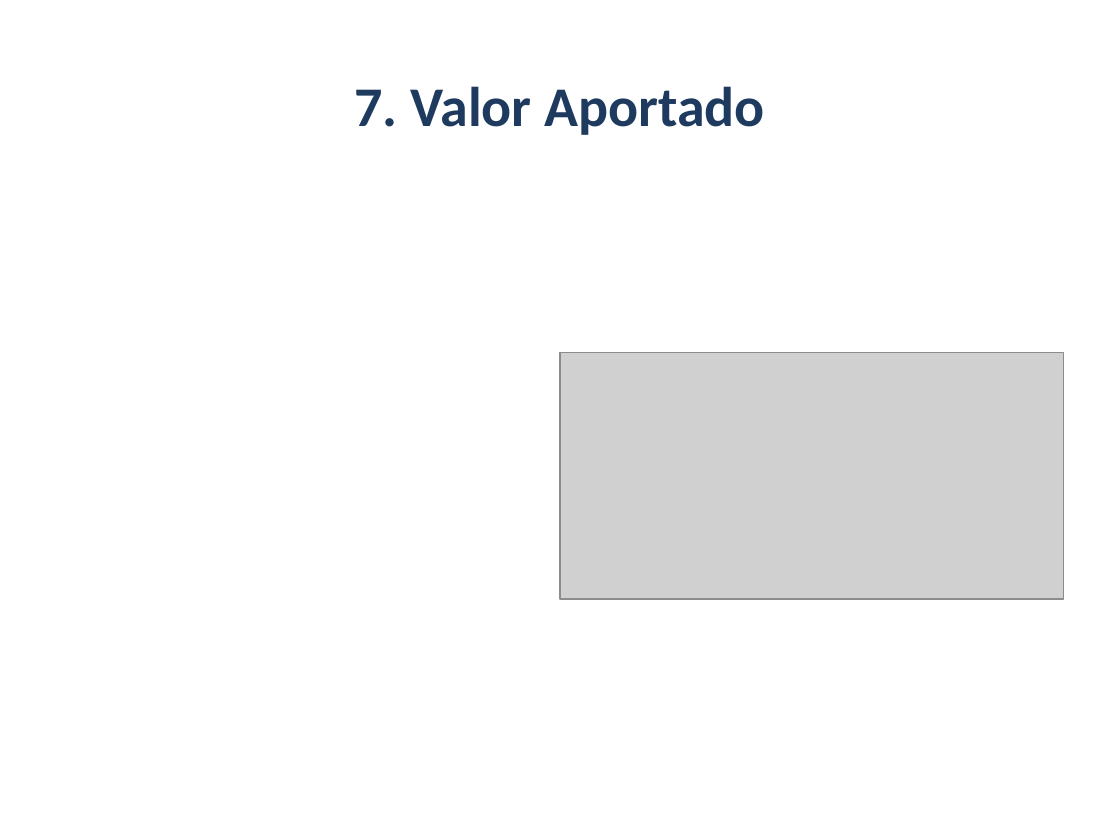
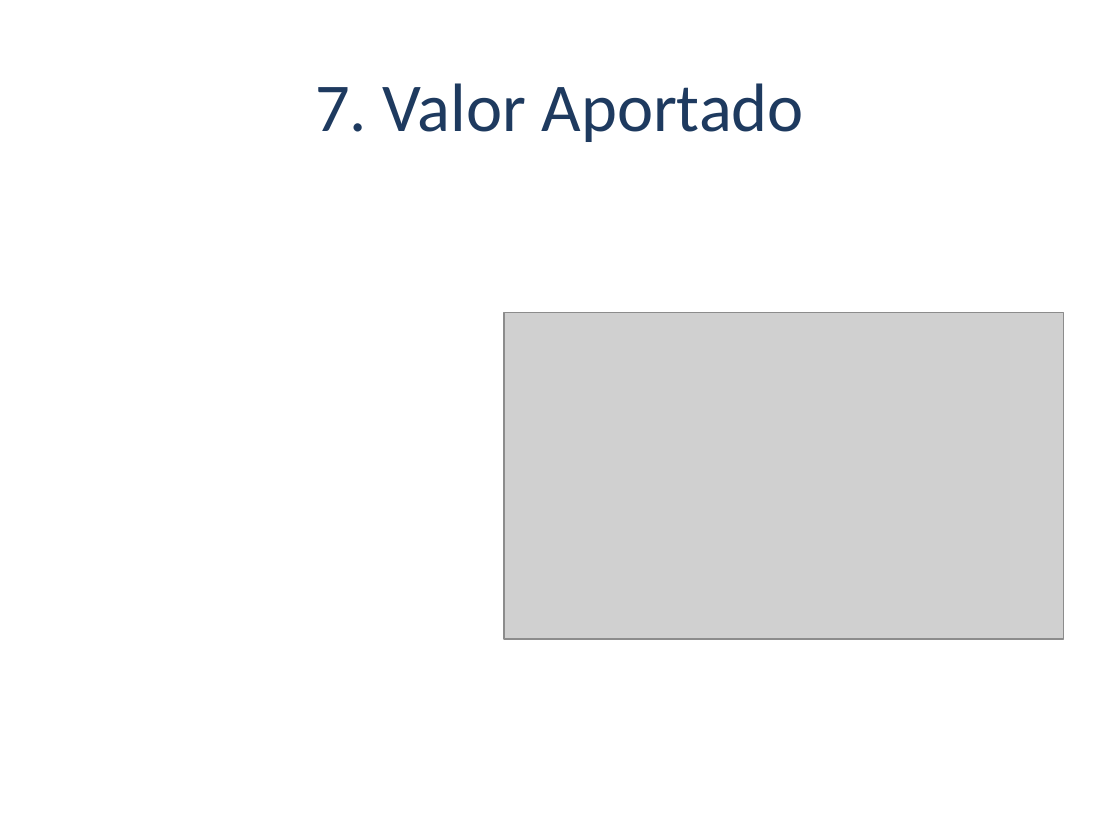
Before and after one commit to beyondnetcode/evolith_arch32, a slide deck: slide 8 of reference/governance/sdlc/assets/evolith-sdlc-executive-deck.pptx. Drawn at 1120x840 pixels with LibreOffice and Linux fonts; fonts in the diff are those of the drawing; grey boxes stand for pictures. Boxes give left, top, right and bottom in pixels: in the first picture for what was removed or moved away, otherwise in the second. Text is boxed around its words. In the diff, an @@ line names an element or a change of style, - is before the commit and + after.

```diff
--- a/reference/governance/sdlc/assets/evolith-sdlc-executive-deck.pptx
+++ b/reference/governance/sdlc/assets/evolith-sdlc-executive-deck.pptx
@@ title "7. Valor Aportado" at [315, 83, 804, 142]: size 36 to 44 pt, bold off @@
@@ picture: place and size @@
-picture at [560, 353, 1064, 599]
+picture at [504, 312, 1064, 638]
```
Also in this commit, not shown: 7 other slides changed, 9 other files.
